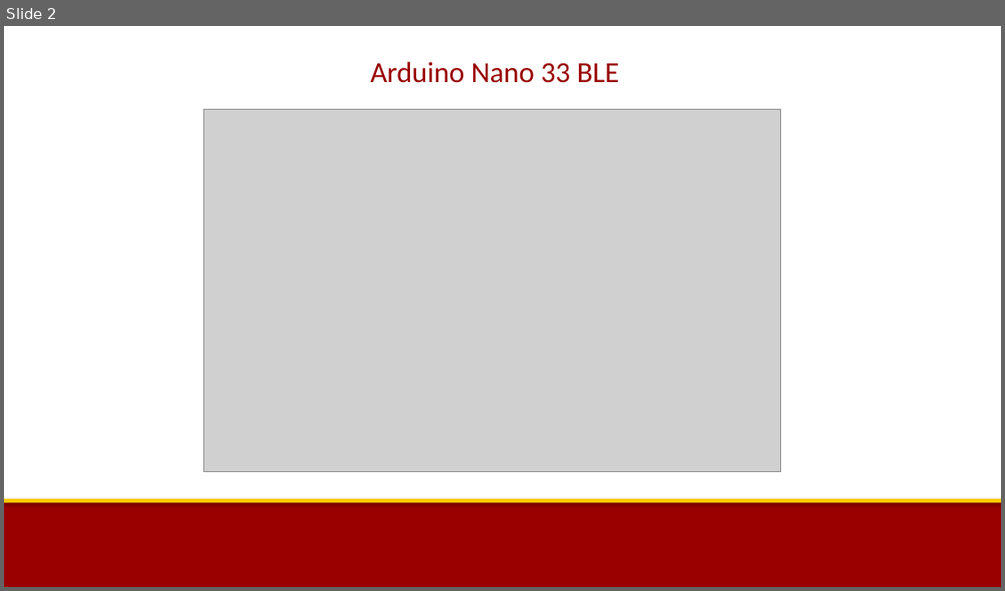
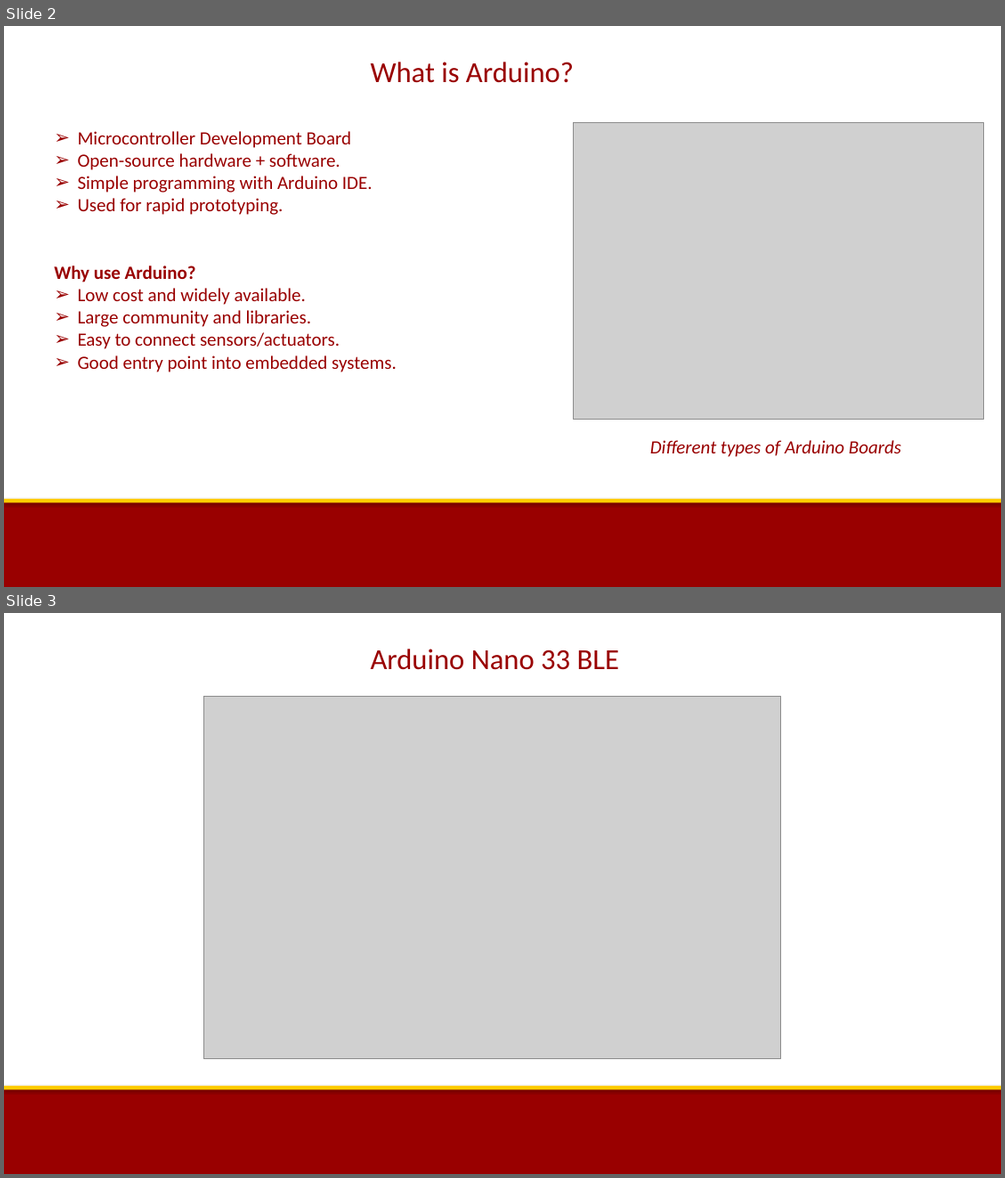
Before and after one commit to uscee105/ee105, a slide deck: assets/module-0-intro/mod-0-lecture-3-arduino-installation.pptx. Shown one above the other, each under a label of ours: slide 2 before the commit, slides 2 and 3 after it. The pictures are 1005x591 and 1005x1178 pixels, drawn with LibreOffice and Linux fonts; fonts in the diff are those of the drawing; grey boxes stand for pictures; background and template pictures are left out. Boxes give left, top, right and bottom in pixels: in the first picture for what was removed or moved away, otherwise in the second. Text is boxed around its words. In the diff, an @@ line names an element or a change of style, - is before the commit and + after.

```diff
--- a/assets/module-0-intro/mod-0-lecture-3-arduino-installation.pptx
+++ b/assets/module-0-intro/mod-0-lecture-3-arduino-installation.pptx
@@ slide 2 added at bbox=[4, 26, 1001, 587], background #FFFFFF; not listed: 2 template elements that a slide beside it also shows @@
@@ text added at bbox=[371, 62, 574, 83], 28 pt, text #990000 @@
+What is Arduino?
@@ text added at bbox=[54, 131, 396, 372], 18 pt, text #990000 @@
+➢ Microcontroller Development Board
+➢ Open-source hardware + software.
+➢ Simple programming with Arduino IDE.
+➢ Used for rapid prototyping.
+Why use Arduino?
+➢ Low cost and widely available.
+➢ Large community and libraries.
+➢ Easy to connect sensors/actuators.
+➢ Good entry point into embedded systems.
@@ picture added at bbox=[574, 122, 985, 418] @@
@@ text added at bbox=[650, 440, 901, 457], 18 pt, text #990000, italic @@
+Different types of Arduino Boards
@@ what was slide 2 is now slide 3 @@
```
Also in this commit, not shown: 4 slides changed, 2 other slides added, 1 other file.
